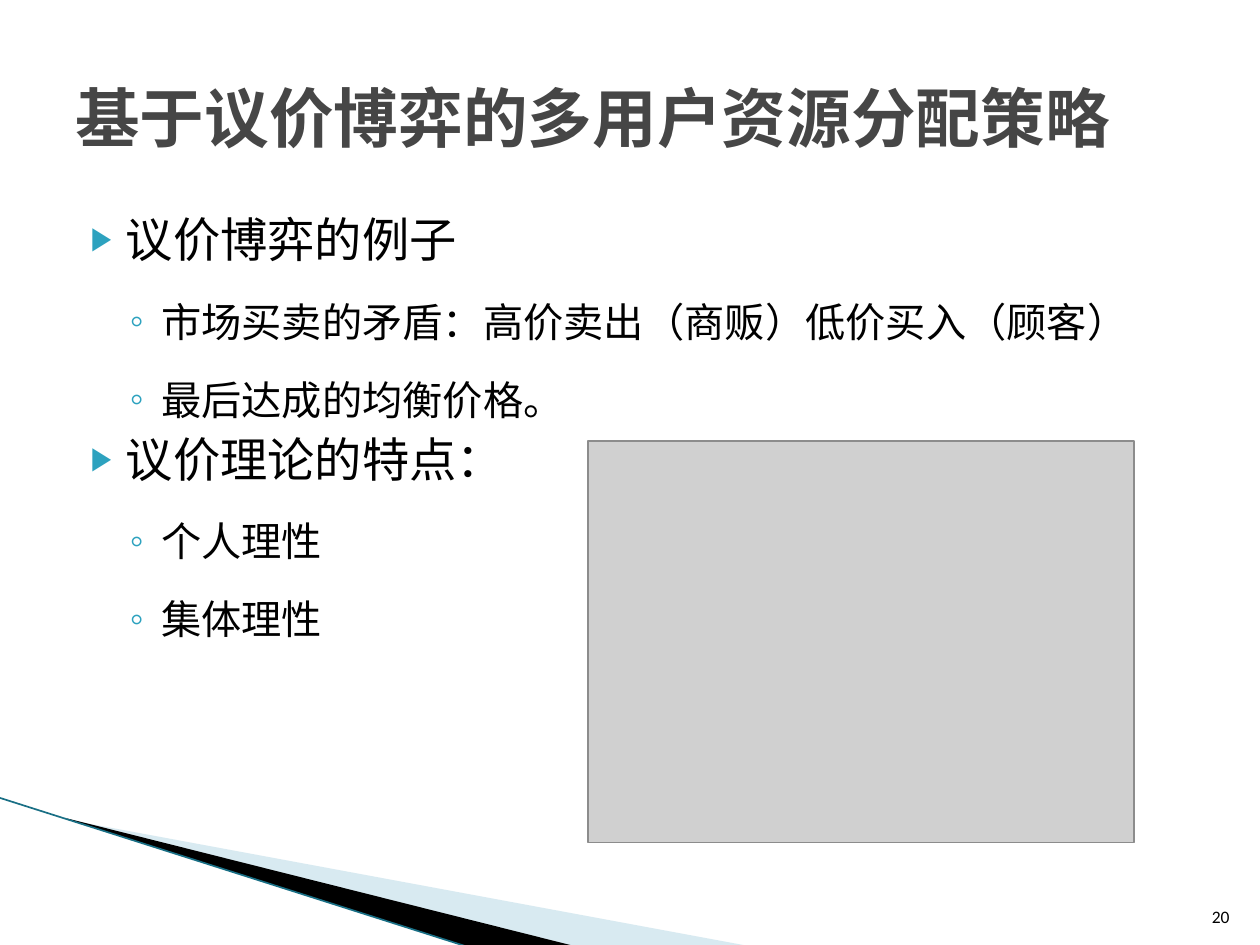
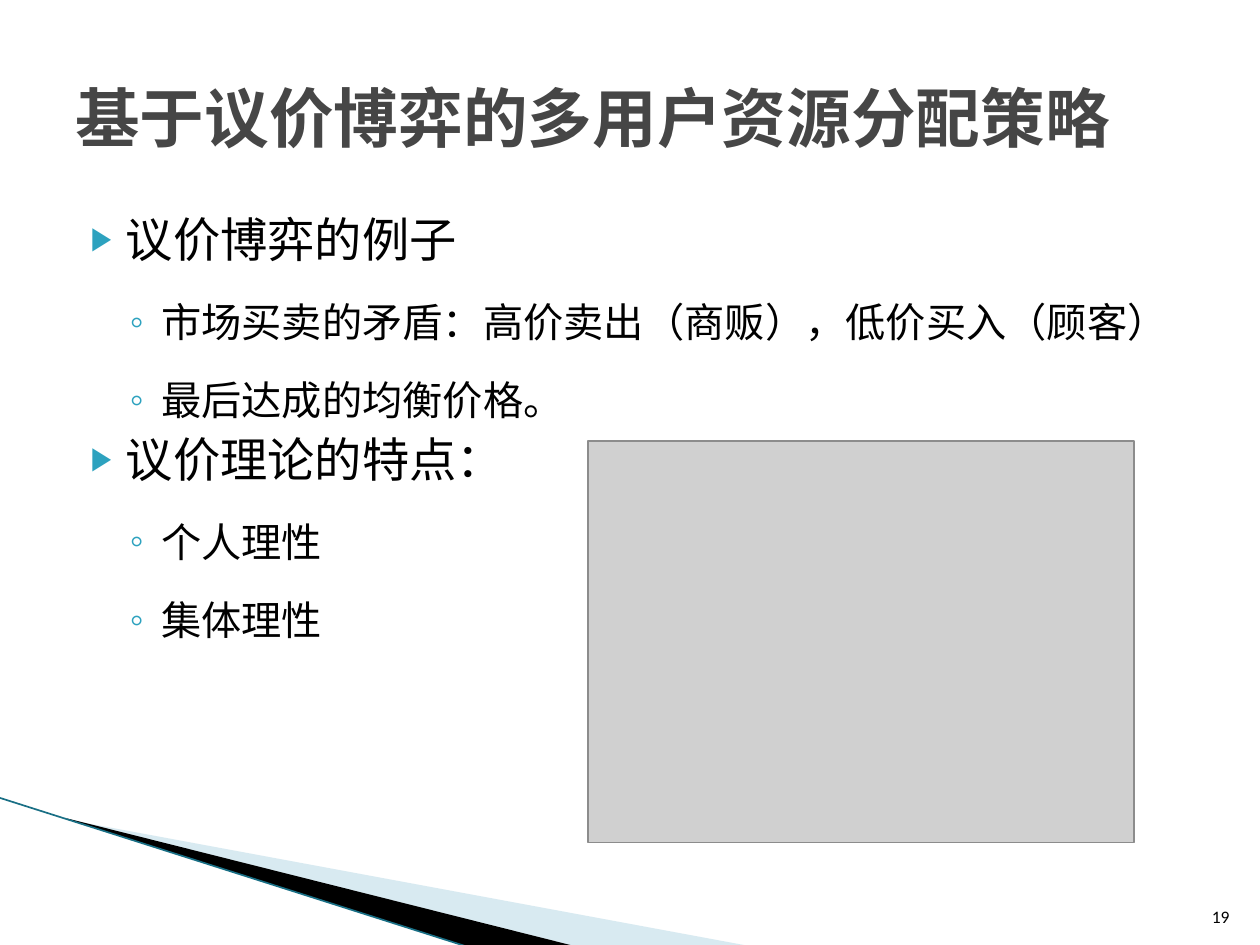
Before and after one commit to ZhiweiYAN/yzw_thesis, a slide deck: slide 19 of defense_phd.pptx (slide 20 before the commit). Drawn at 1260x945 pixels with LibreOffice and Linux fonts; fonts in the diff are those of the drawing; grey boxes stand for pictures; background and template pictures are left out. Boxes give left, top, right and bottom in pixels: in the first picture for what was removed or moved away, otherwise in the second. Text is boxed around its words. In the diff, an @@ line names an element or a change of style, - is before the commit and + after.

```diff
--- a/defense_phd.pptx
+++ b/defense_phd.pptx
@@ text at [161, 302, 1168, 341]: text changed @@
-  ◦ 市场买卖的矛盾：高价卖出（商贩）低价买入（顾客）
+  ◦ 市场买卖的矛盾：高价卖出（商贩），低价买入（顾客）
@@ page number at [1212, 911, 1230, 923]: text changed @@
-20
+19
```
Also in this commit, not shown: 14 other slides changed, 2 other files.
